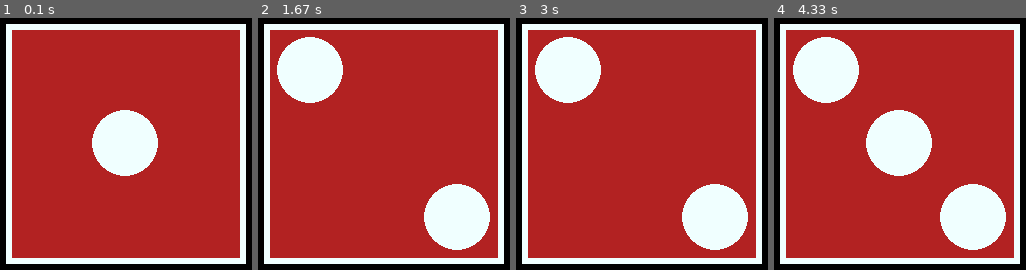
Above: before the commit, frames 1-4 (left to right).
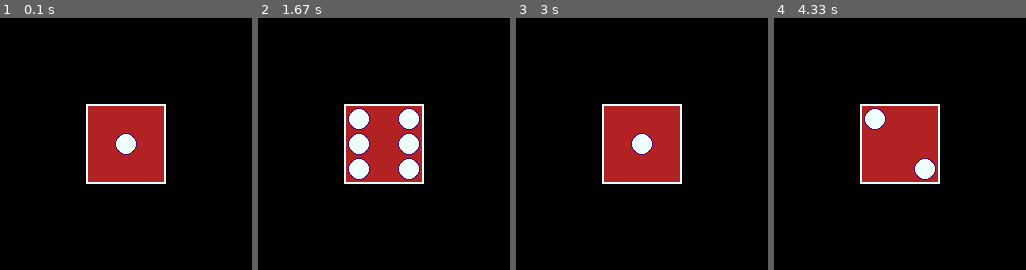
Above: after the commit, the same moments.

Repository: hitbox/scratch
Game: pygame game, started from pygame/dicepips.py
Two runs of this game, one before a commit and one after it. Both use one fixed random seed, a clock stepped at 60 frames per second and the inputs below.
Inputs:
- Up to frame 1 (0.1 s): no input
- Up to frame 2 (1.67 s): tap Space at 0.33 s; hold Right 0.67-1.13 s
- Up to frame 3 (3 s): hold Right 2.15-2.68 s; tap Space at 2.22, 2.78 s; hold Left from 2.72 s (still down)
- Up to frame 4 (4.33 s): release Left at 3.25 s; hold Right from 3.85 s (still down); tap Space at 3.92 s

The runs differ from the first frame. In frame 1, 86% of the frame differs, in the area x 2-98%, y 2-98%; in frame 2, 85%; in frame 3, 82%; in frame 4, 87%.

Commit message:
pygame/dicepips.py
- magic numbers to named arguments

Diff:
--- a/pygame/dicepips.py
+++ b/pygame/dicepips.py
@@ -6,11 +6,12 @@
 
 class CycleDemo(pygamelib.DemoBase):
 
-    def __init__(self, blits):
+    def __init__(self, blits, roll_interval):
         self.blits = blits
         self.index = 0
         self.roll = None
         self.timer = None
+        self.roll_interval = roll_interval
 
     def do_quit(self, event):
         self.engine.stop()
@@ -35,10 +36,10 @@
     def update(self):
         super().update()
         if self.roll and self.roll > 0:
-            if self.timer + self.elapsed >= 100:
+            if self.timer + self.elapsed >= self.roll_interval:
                 self.index = (self.index + random.randint(1, 5)) % len(self.blits)
                 self.roll -= 1
-                self.timer = (self.timer + self.elapsed) % 100
+                self.timer = (self.timer + self.elapsed) % self.roll_interval
                 pygamelib.post_videoexpose()
             else:
                 self.timer += self.elapsed
@@ -120,7 +121,9 @@
 def draw_pip(surf, rect, border_width):
     radius = min(rect.size) // 2
     # fill
-    pygame.draw.circle(surf, 'azure', rect.center, radius)
+    pygame.draw.circle(surf, 'azure', rect.center, radius, 0)
+    # border
+    pygame.draw.circle(surf, 'indigo', rect.center, radius, 1)
 
 def draw_die(surf, npips, border):
     rect = surf.get_rect()
@@ -132,12 +135,12 @@
         pip_rect = piprect(rect, pip_size, pippos, border)
         draw_pip(surf, pip_rect, border)
 
-def run(display_size):
+def run(display_size, roll_interval, dice_size):
     window = pygame.Rect((0,0), display_size)
 
     blits = []
     for n in range(1,7):
-        die_size = (int(min(display_size) * 0.30),)*2
+        die_size = (int(min(display_size) * dice_size),)*2
         die_surf = pygame.Surface(die_size)
         die_surf.fill('firebrick')
         border = min(die_size) // 18
@@ -146,7 +149,7 @@
         die_rect = die_surf.get_rect(center=window.center)
         blits.append((die_surf, die_rect))
 
-    state = CycleDemo(blits)
+    state = CycleDemo(blits, roll_interval)
     pygame.display.set_mode(display_size)
     engine = pygamelib.Engine()
     engine.run(state)
@@ -156,8 +159,20 @@
     Draw dice pips algorithm
     """
     parser = pygamelib.command_line_parser()
+    parser.add_argument(
+        '--roll-interval',
+        type = int,
+        default = 200,
+        help = 'Milliseconds animation delay for rolling dice.',
+    )
+    parser.add_argument(
+        '--dice-size',
+        type = eval,
+        default = '0.1',
+        help = 'Fraction of window size for dice size.',
+    )
     args = parser.parse_args(argv)
-    run(args.display_size)
+    run(args.display_size, args.roll_interval, args.dice_size)
 
 if __name__ == '__main__':
     main()
